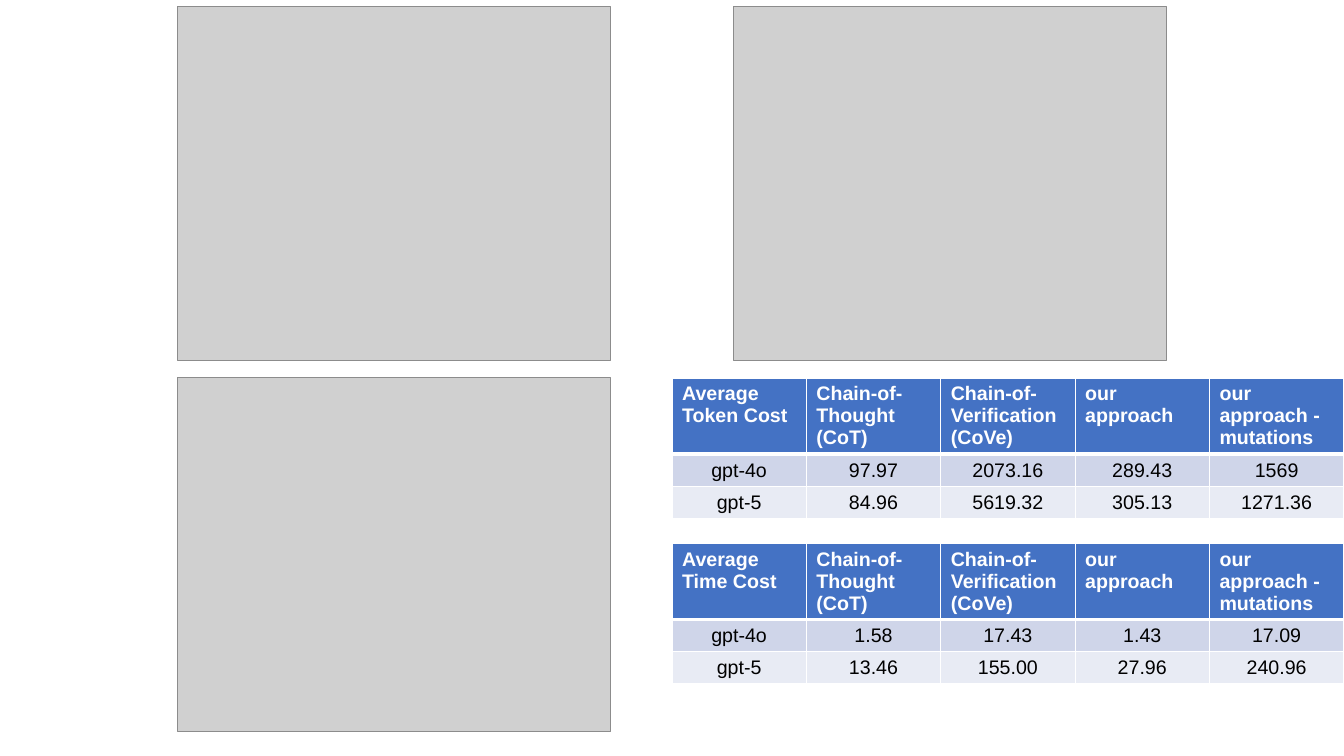
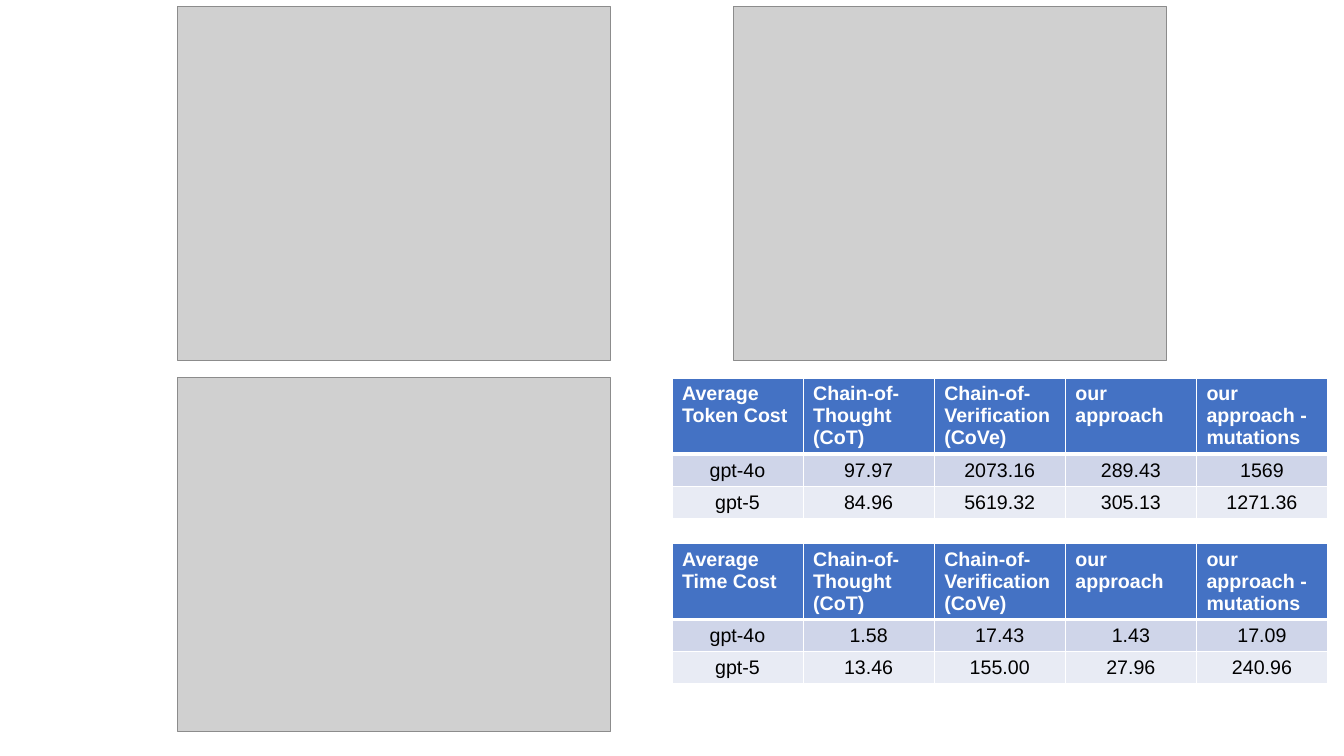
Before and after one commit to zbybr/LLMHalluMiti, a slide deck: slide 4 of slides/20251113.pptx. Drawn at 1344x756 pixels with LibreOffice and Linux fonts; fonts in the diff are those of the drawing; grey boxes stand for pictures. Boxes give left, top, right and bottom in pixels: in the first picture for what was removed or moved away, otherwise in the second. Text is boxed around its words. In the diff, an @@ line names an element or a change of style, - is before the commit and + after.

Commit message:
Update slides for 2025-11-13 presentation
Revised the PowerPoint file slides/20251113.pptx with new or updated content for the upcoming presentation.

```diff
--- a/slides/20251113.pptx
+++ b/slides/20251113.pptx
@@ table: place and size @@
-table at <box>673,378,1343,526</box>
+table at <box>673,378,1328,526</box>
@@ table: place and size @@
-table at <box>673,543,1343,692</box>
+table at <box>673,543,1328,692</box>
```
